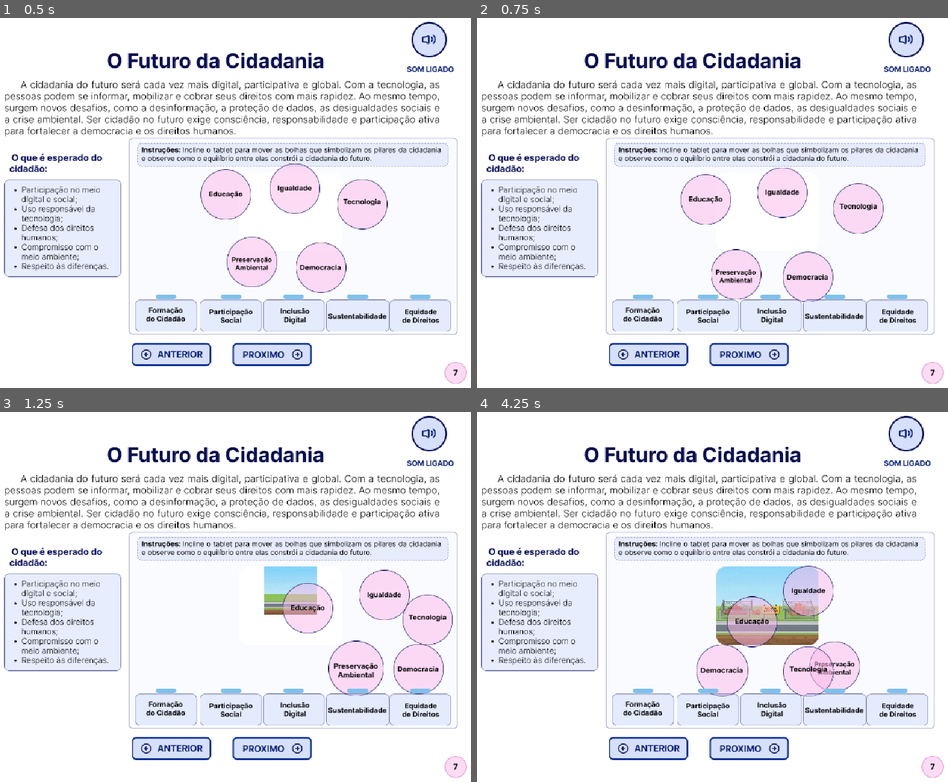
Above: before the commit, frames 1-4 (two rows, left to right).
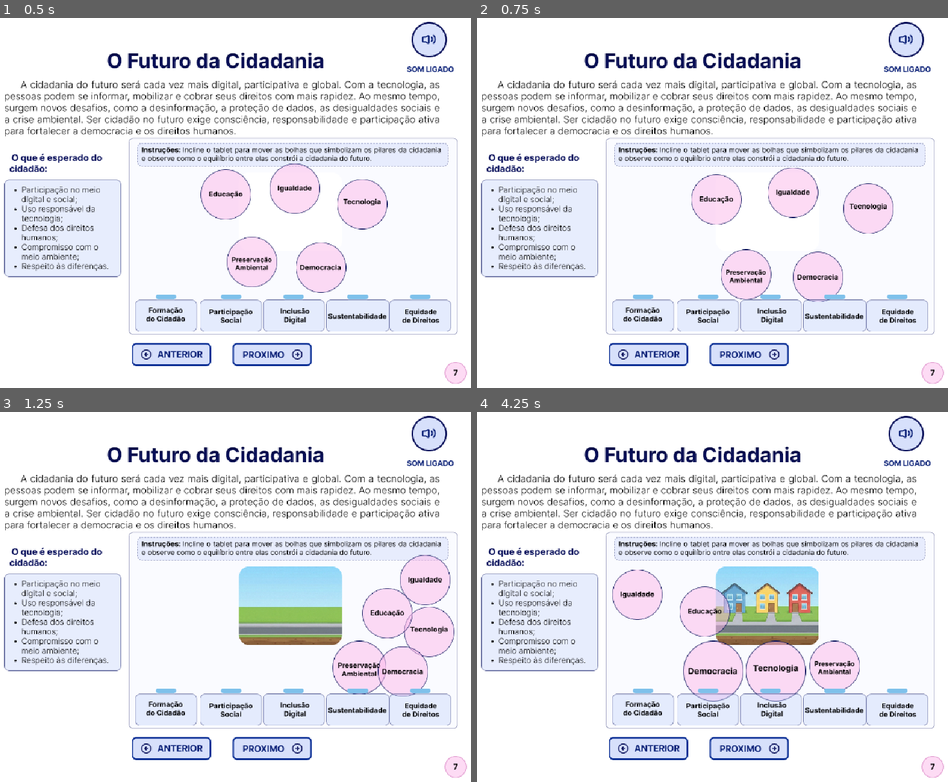
Above: after the commit, the same moments.

Repository: beatrizldsantos/ebook-direitos-e-cidadania
Game: Godot game, scene res://scenes/frame7_futuro.tscn
Two runs of this game, one before a commit and one after it. Both use one fixed random seed, a clock stepped at 60 frames per second and the inputs below. This scene is started directly instead of the project's main scene. Video files are missing from this copy of the repository; at most half a second of black plays in their place.
Inputs (mouse positions are in pixels of both pictures, inside the frame that each line leads up to):
- Up to frame 1 (0.5 s): no input
- Up to frame 2 (0.75 s): move the mouse to (811, 184) at 0.52 s; hold Right (ui_right) from 0.53 s (still down); click (811, 184) at 0.67 s
- Up to frame 3 (1.25 s): keep holding Right (ui_right)
- Up to frame 4 (4.25 s): release Right (ui_right) at 1.25 s; drag from (594, 615) to (674, 674) at 1.27 s; move the mouse to (750, 511) at 2.02 s; hold Right (ui_right) 2.03-2.75 s; drag from (674, 674) to (542, 537) at 2.77 s; move the mouse to (853, 656) at 3.52 s; hold Left (ui_left) from 3.53 s (still down)

Frame 1 is identical in both runs. In frame 2, 3.8% of the frame differs, in the area x 43-89%, y 40-77%; in frame 3, 8.0%, in the area x 50-97%, y 38-77%; in frame 4, 7.8%.

Commit message:
fix(frame 7, frame 9): inverter vetores X e Y do acelerômetro no frame 7 e 9

Diff:
--- a/scenes/frame9_Cidademrede.tscn
+++ b/scenes/frame9_Cidademrede.tscn
@@ -147,7 +147,7 @@
 scale = Vector2(1.245, 1.155)
 texture = ExtResource("11_2v13o")
 hframes = 39
-frame = 15
+frame = 7
 script = ExtResource("12_oecf6")
 animation_speed = 16.0
 total_frames = 39
@@ -185,7 +185,7 @@
 scale = Vector2(0.5333333, 0.65555555)
 texture = ExtResource("14_pdrve")
 hframes = 9
-frame = 5
+frame = 7
 script = ExtResource("12_oecf6")
 animation_speed = 14.0
 total_frames = 9
@@ -222,7 +222,7 @@
 scale = Vector2(0.43749994, 0.46249995)
 texture = ExtResource("16_c8ckj")
 hframes = 21
-frame = 1
+frame = 15
 script = ExtResource("12_oecf6")
 total_frames = 21
 
@@ -259,7 +259,7 @@
 scale = Vector2(0.750733, 0.69208205)
 texture = ExtResource("18_jxgg5")
 hframes = 9
-frame = 4
+frame = 6
 script = ExtResource("12_oecf6")
 total_frames = 9
 
--- a/scripts/frame7_interacoes.gd
+++ b/scripts/frame7_interacoes.gd
@@ -11,7 +11,7 @@
 var gravity = Vector2(0, 100)
 var restitution = 0.6
 var damping = 0.98
-var tilt_speed = 1000.0
+var tilt_speed = 2000.0
 var touch_force = 10.0
 
 var pilares_preenchidos = 0
@@ -89,7 +89,7 @@
 	var tilt = Vector2.ZERO
 	var accel = Input.get_accelerometer()
 	if accel != Vector3.ZERO:
-		tilt = Vector2(-accel.x, accel.y) * tilt_speed * delta
+		tilt = Vector2(accel.x, -accel.y) * tilt_speed * delta
 
 	var keyboard_input = Input.get_vector("ui_left", "ui_right", "ui_up", "ui_down")
 	if keyboard_input != Vector2.ZERO:
@@ -175,7 +175,7 @@
 
 func resolve_collisions():
 	var bounds = area_node.get_rect()
-	var margin = 15.0 # Margem extra de seguranca
+	var margin = 15.0
 
 	for i in range(pairings.size()):
 		var p1 = pairings[i]
@@ -207,15 +207,12 @@
 				else:
 					normal = Vector2(randf() - 0.5, randf() - 0.5).normalized()
 
-				# Se houver sobreposicao fisica (sem a margem), corrigir posicao
 				if dist < (r1 + r2):
 					var physical_overlap = (r1 + r2) - dist
 					var separation = normal * (physical_overlap * 0.5)
 					if not p1.dragging: c1.position += separation
 					if not p2.dragging: c2.position -= separation
 
-				# Forca de repulsao baseada na proximidade (quanto mais perto, mais forte)
-				# Isso cria um campo de forca ao redor das bolhas
 				var force_strength = 50.0 * (overlap / min_dist)
 
 				if not p1.dragging:
@@ -223,7 +220,6 @@
 				if not p2.dragging:
 					p2.velocity -= normal * force_strength
 
-	# Garantir que nao saiam dos limites apos colisao
 	for p in pairings:
 		if p.locked or p.dragging: continue
 
--- a/scripts/frame9_interacoes.gd
+++ b/scripts/frame9_interacoes.gd
@@ -16,7 +16,6 @@
 var active_counts = {}
 
 func _ready():
-
 	for child in balloons_container.get_children():
 		active_counts[child.name] = 0
 		child.visible = false
@@ -25,7 +24,6 @@
 	_setup_particles()
 
 func _setup_cards():
-
 	var map = {
 		"combateAsFake": "balao_fakenews",
 		"informacaoconfiavel": "balao_informacaoconfiavel",
@@ -54,7 +52,6 @@
 			area.area_exited.connect(_on_card_area_exited.bind(map[card.name]))
 
 func _setup_particles():
-
 	var cpu_particles = CPUParticles2D.new()
 	cpu_particles.name = "VisualParticles"
 
@@ -132,7 +129,7 @@
 
 	var accel = Input.get_accelerometer()
 	if accel != Vector3.ZERO:
-		gravity = Vector2(-accel.x, accel.y) * 200.0
+		gravity = Vector2(accel.x, -accel.y) * 200.0
 
 	var input_dir = Input.get_vector("ui_left", "ui_right", "ui_up", "ui_down")
 	if input_dir != Vector2.ZERO:
